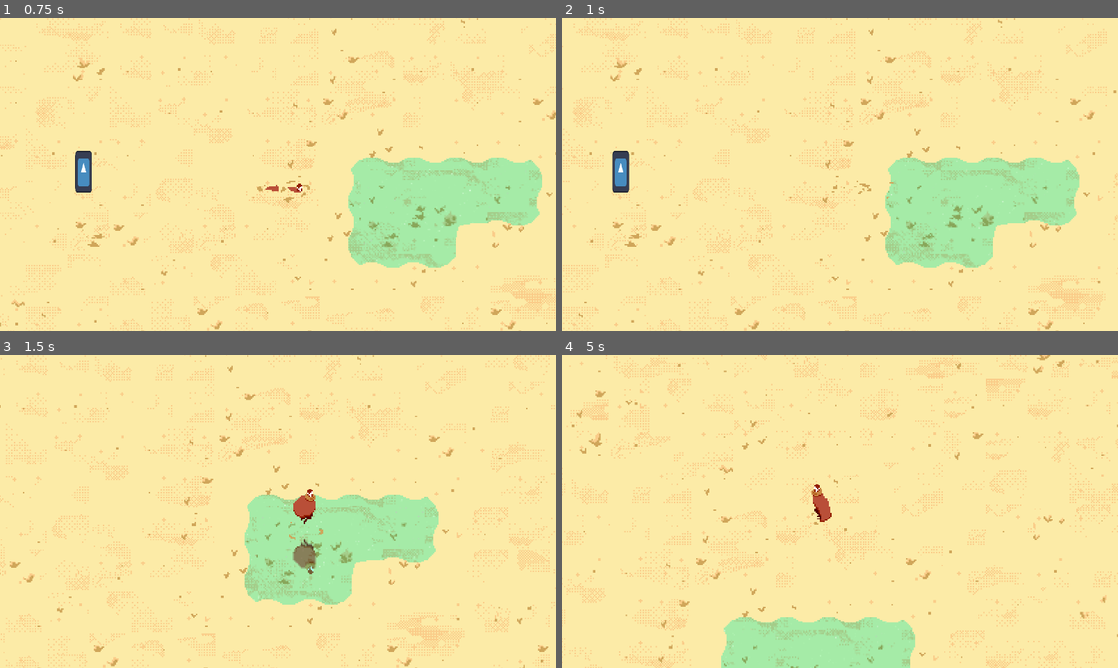
Above: before the commit, frames 1-4 (two rows, left to right).
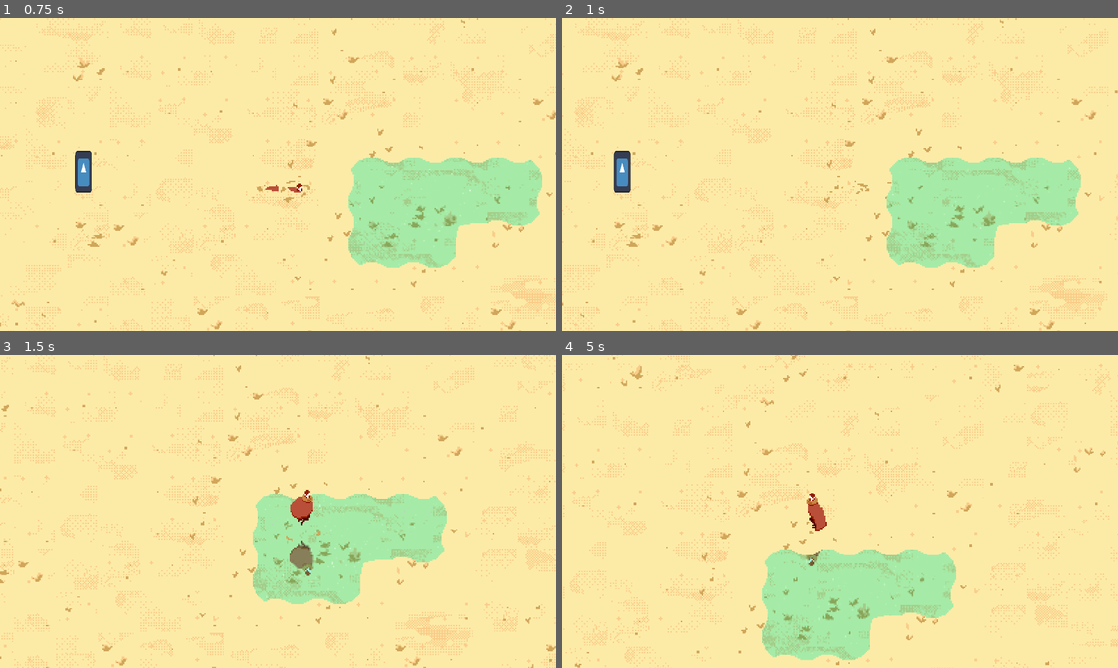
Above: after the commit, the same moments.

Repository: Lukko-Digital/Sift
Game: Godot game, scene res://scenes/main.tscn
The game is run twice, just before and just after one commit, with the same random seed, the same clock (stepped at 60 frames per second) and the same inputs. The engine's default icon, where the game draws it, is replaced by a stand-in: a white triangle on a blue panel in a dark square.
Inputs:
- Up to frame 1 (0.75 s): hold D (right) from 0.53 s (still down); tap Space (dash) at 0.6 s
- Up to frame 2 (1 s): keep holding D (right)
- Up to frame 3 (1.5 s): release D (right) at 1.28 s; hold S (down) from 1.28 s (still down); tap Space (dash) at 1.35 s
- Up to frame 4 (5 s): release S (down) at 2.03 s; hold D (right) 2.03-2.78 s; tap E (interact) at 2.1, 4.35 s; tap Space (dash) at 2.3, 2.85, 3.6, 4.55 s; hold W (up) 2.78-3.53 s; hold A (left) from 3.53 s (still down)

Frame 1 is identical in both runs. In frame 2, 7.3% of the frame differs, in the area x 0-100%, y 0-100%; in frame 3, 9.4%; in frame 4, 18%.

Commit message:
sand dash movement tweaks

Diff:
--- a/scenes/player.tscn
+++ b/scenes/player.tscn
@@ -596,8 +596,10 @@
 [node name="DashTimer" type="Timer" parent="StateMachine/Dash"]
 one_shot = true
 
-[node name="SandDash" type="Node" parent="StateMachine/Dash"]
+[node name="SandDash" type="Node" parent="StateMachine/Dash" node_paths=PackedStringArray("character", "animation_tree")]
 script = ExtResource("7_pko6c")
+character = NodePath("../../..")
+animation_tree = NodePath("../../../AnimationTree")
 
 [node name="WaterDash" type="Node" parent="StateMachine/Dash"]
 script = ExtResource("8_1rdr2")
--- a/scripts/player/player.gd
+++ b/scripts/player/player.gd
@@ -1,6 +1,9 @@
 extends CharacterBody2D
 
 @onready var mode: String = "Sand"
+
+const RUN_SPEED = 80
+const RUN_ACCEL = 1000
 
 func _on_mode_checker_body_entered(body):
 	mode = "Sand"
--- a/scripts/player/sand_dash.gd
+++ b/scripts/player/sand_dash.gd
@@ -1,6 +1,9 @@
 extends ModeState
 
-const DASH_SPEED = 130
+@onready var dash_speed: float = character.RUN_SPEED * 1.5
+@onready var dash_end_speed: float = character.RUN_SPEED
+
+const DASH_SIDE_ACCEL = 120
 const START_LAG = 0.15
 const END_LAG = 0.2
 const END_FRAMES = 0.5
@@ -25,18 +28,23 @@
 			dig_direction = 2
 
 func handle_physics(delta):
+	var direction = Vector2(
+		Input.get_axis("left", "right"), Input.get_axis("up", "down")
+	).normalized()
+
 	if parent_state.dash_timer.time_left < time - START_LAG:
-		character.velocity = character.velocity.normalized() * DASH_SPEED
+		character.velocity = character.velocity.normalized() * dash_speed
+
 		if Input.is_action_just_pressed("dash") and parent_state.dash_timer.time_left > END_FRAMES:
 			animation_tree["parameters/SandDash/" + str(dig_direction) + "/playback"].travel("end")
 			parent_state.dash_timer.start(END_FRAMES)
 		elif abs(parent_state.dash_timer.time_left - END_FRAMES) <= 0.01:
 			animation_tree["parameters/SandDash/" + str(dig_direction) + "/playback"].travel("end")
 
+		character.velocity =  character.velocity.move_toward(direction * character.RUN_SPEED, DASH_SIDE_ACCEL*delta)
+
 	if parent_state.dash_timer.time_left <= END_LAG:
-		var direction = Vector2(
-			Input.get_axis("left", "right"), Input.get_axis("up", "down")
-		).normalized()
-		character.velocity = character.velocity.move_toward(direction*60, 7000*delta)
+		character.velocity = character.velocity.normalized() * dash_end_speed
+		character.velocity = character.velocity.move_toward(direction * dash_end_speed, character.RUN_ACCEL*delta)
 
 	character.move_and_slide()
--- a/scripts/player/states/run.gd
+++ b/scripts/player/states/run.gd
@@ -2,9 +2,6 @@
 extends State
 
 #TODO: bug that we are still it run state if both A and D or W and S are pressed so we arent moving
-
-const RUN_SPEED = 90.0
-const RUN_ACCEL = 1000.0
 
 func enter():
 	animation_tree["parameters/playback"].travel("Walk")
@@ -19,5 +16,5 @@
 	else:
 		animation_tree["parameters/Walk/blend_position"] = Vector2(0, direction.y / abs(direction.y))
 
-	character.velocity = character.velocity.move_toward(direction*RUN_SPEED, RUN_ACCEL*delta)
+	character.velocity = character.velocity.move_toward(direction*character.RUN_SPEED, character.RUN_ACCEL*delta)
 	character.move_and_slide()
Not shown: 1 places in assets/tilemaps/main.tres that only renumber resources
Not shown: 1 places in scenes/componenets/reflection_component.tscn that only renumber resources
Not shown: 1 places in scenes/player.tscn that only renumber resources
Not shown, removed: scenes/main.tscn~RF9619116.TMP
